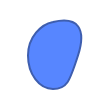
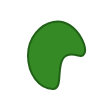
Comparing the layer stacks of the two 110×110 images. Changes:
pixels changed over [27, 19, 87, 90] (layer not identified)
